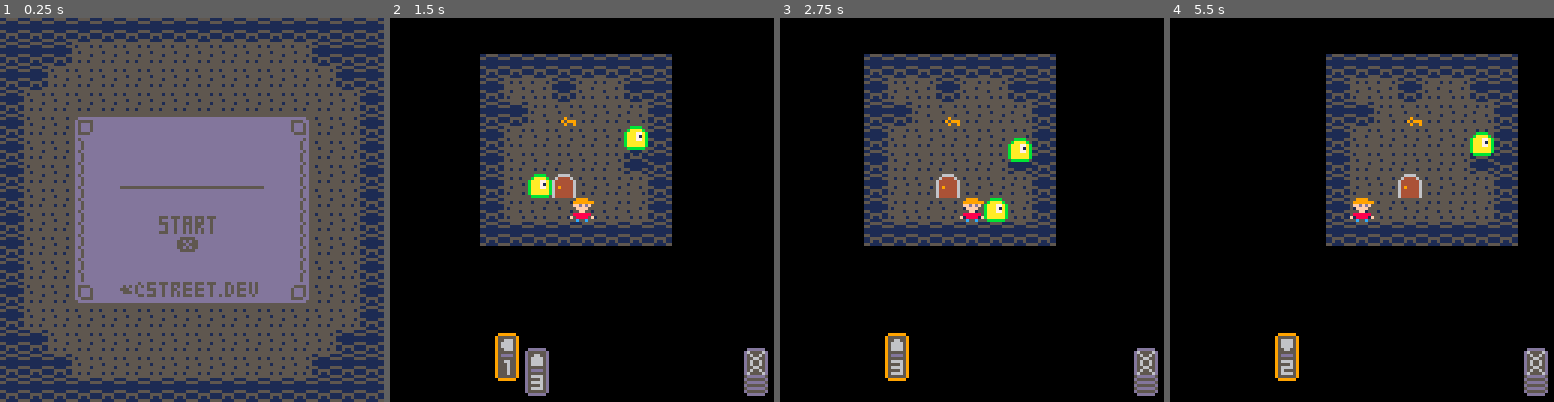
Above: before the commit, frames 1-4 (left to right).
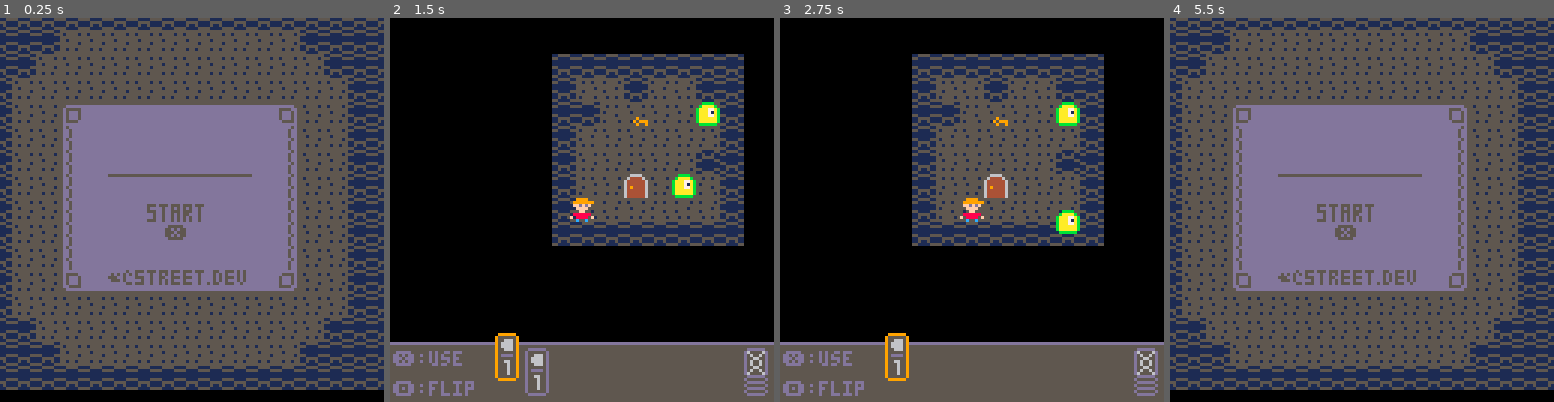
Above: after the commit, the same moments.

Repository: adam-street/mini_jam_39
Game: PICO-8 cartridge mini_jam.p8
Two runs of this game, one before a commit and one after it. Both use one fixed random seed, a clock stepped at 60 frames per second and the inputs below.
Inputs:
- Up to frame 1 (0.25 s): no input
- Up to frame 2 (1.5 s): tap O (Z key) at 0.33, 0.7, 1.43 s; tap X (X key) at 1.07 s
- Up to frame 3 (2.75 s): hold Left 1.97-2.37 s; tap X (X key) at 2.07, 2.4, 2.73 s; tap O (Z key) at 2.22 s; hold Down from 2.42 s (still down)
- Up to frame 4 (5.5 s): release Down at 2.82 s; hold Right 2.87-3.53 s; tap X (X key) every 0.33 s from 3.07 to 5.4 s; tap O (Z key) at 3.1, 3.98, 4.87 s; hold Up 3.58-4.08 s; hold Right 4.13-4.53 s; hold Down 4.58-5.08 s; hold Left from 5.13 s (still down)

The runs differ from the first frame. In frame 1, 29% of the frame differs, in the area x 0-100%, y 1-100%; in frame 2, 37%; in frame 3, 33%; in frame 4, 91%, in the area x 0-100%, y 0-99%.

Commit message:
added finishing touches

Diff:
--- a/mini_jam.p8
+++ b/mini_jam.p8
@@ -10,104 +10,161 @@
 -- globals
 input = {}
 game_state = 1
+player = {}
+player.x = 8
+player.y = 8
+
+t = 0
+state_change = 0
+
+cam_x = 0
+cam_y = 0
+
+function _init()
+    sfx(3)
+end
 
 function _update()
+    t = time()
     input = get_input()
+
+    debug1 = state_change
+    debug2 = t
 
     -- menu
     if (game_state == 1) then
         if (input.b1 or input.b2) then
+            sfx(1)
             game_state = 2
             reset_game()
             create_level()
+            state_change = t
         end
     end
 
     -- playing game
     if (game_state == 2) then
-        -- player turn
-        if (player_turn) then
-
-            if (player.action != nil) then
-                take_action(player)
-                if (player.action != nil and player.action.finished == true) then
-                    end_turn()
-                    player.action = nil
-                end
-            else
-                if (input.x != 0) then
-                    selected_card_index += input.x
-                    if (selected_card_index < 1) selected_card_index = #cards
-                    if (selected_card_index > #cards) selected_card_index = 1
-
-                    for i=1,#cards do
-                        cards[i].selected = false
-                        if (i == selected_card_index) cards[i].selected = true
+        if (t > state_change + 0.5) then
+            -- player turn
+            if (player_turn) then
+
+                if (player.action != nil) then
+                    take_action(player)
+                    if (player.action != nil and player.action.finished == true) then
+                        end_turn()
+                        player.action = nil
+                    end
+                else
+                    if (input.x != 0) then
+                        sfx(0)
+                        selected_card_index += input.x
+                        if (selected_card_index < 1) selected_card_index = #cards
+                        if (selected_card_index > #cards) selected_card_index = 1
+
+                        for i=1,#cards do
+                            cards[i].selected = false
+                            if (i == selected_card_index) cards[i].selected = true
+                        end
+                    end
+
+                    if (input.b1) then
+                        sfx(1)
+                        if (cards[selected_card_index].action == -1) then
+                            draw_hand()
+                            end_turn()
+                        else
+                            player.action = cards[selected_card_index].action
+                            player.target_x = player.x + player.action.dx
+                            player.target_y = player.y + player.action.dy
+                            del(cards, cards[selected_card_index])
+                            cards_used += 1
+
+                            if (#cards == 1) then
+                                draw_hand()
+                            end
+
+                            selected_card_index = 1
+                            cards[selected_card_index].selected = true
+                        end
+                    end
+
+                    if (input.b2) then
+                         sfx(1)
+                        if (cards[selected_card_index].action != -1) then
+                            flip_card(cards[selected_card_index])
+                        else
+                            draw_hand()
+                        end
                     end
                 end
 
-                if (input.b1) then
-                    if (cards[selected_card_index].action == -1) then
-                        draw_hand()
-                        end_turn()
-                    else
-                        player.action = cards[selected_card_index].action
-                        player.target_x = player.x + player.action.dx
-                        player.target_y = player.y + player.action.dy
-                        del(cards, cards[selected_card_index])
-
-                        if (#cards == 1) then
-                            draw_hand()
-                        end
-
-                        selected_card_index = 1
-                        cards[selected_card_index].selected = true
+            -- monster turn
+            else
+
+                -- move all non player actors and check if they are finished
+                local f = true
+                for i=1, #actors do
+                    local a = actors[i]
+                    if (a != null and a.is_player == false) then
+                        take_action(a)
+                        if (a.action.finished == false) f = false
                     end
                 end
 
-                if (input.b2) then
-                    if (cards[selected_card_index].action != -1) then
-                        flip_card(cards[selected_card_index])
-                    else
-                        draw_hand()
-                    end
+                -- end monster's turn
+                if (f) then
+                    end_turn()
                 end
             end
-
-        -- monster turn
-        else
-
-            -- move all non player actors and check if they are finished
-            local f = true
-            for i=1, #actors do
-                local a = actors[i]
-                if (a != null and a.is_player == false) then
-                    take_action(a)
-                    if (a.action.finished == false) f = false
-                end
-            end
-
-            -- end monster's turn
-            if (f) then
-                end_turn()
-            end
-        end
-
-        move_camera()
+        end
     end
 
     -- level complete screen
     if (game_state == 3) then
-        -- game_state = 1
-
-        create_level()
-        game_state = 2
+
+        player.x = 8
+        player.y = 8
+
+        if (input.b1) then
+            sfx(1)
+
+            if (red_pot_effect == 'hand_size') then
+                player_handsize += 1
+            else
+                player_max_distance += 1
+            end
+
+            create_level()
+            game_state = 2
+        end
+
+        if (input.b2) then
+            sfx(1)
+
+            if (blue_pot_effect == 'hand_size') then
+                player_handsize += 1
+            else
+                player_max_distance += 1
+            end
+
+            create_level()
+            game_state = 2
+        end
     end
 
     -- level complete screen
     if (game_state == 4) then
-        game_state = 1
-    end
+        player.x = 8
+        player.y = 8
+
+        if (input.b1 or input.b2) then
+            sfx(1)
+            game_state = 1
+        end
+    end
+
+
+    move_camera()
 end
 
 function _draw()
@@ -128,11 +186,18 @@
     end
 
     if (game_state == 4) then
+
+        map(32, 0)
+
+        print(levels_complete, 65, 42, 5)
+        print(monsters_killed, 65, 50)
+        print(cards_used, 65, 66, 2)
+        print(((monsters_killed * 25) + (levels_complete * 100)) - (cards_used * 5), 65, 82, 5)
     end
 
     -- debug
-    -- print(debug1)
-    -- print(debug2)
+    -- print(debug1, 60, 60)
+    -- print(debug2, 60, 70)
     -- print(debug3)
     -- print(debug4)
     -- print(debug5)
@@ -155,7 +220,7 @@
     g_map = {}
 
     -- monster settings
-    monster_count = 0
+    monster_count = -2
     monster_attact_distance = 4
     monster_max_move_distance = 3
 
@@ -165,17 +230,38 @@
     player_max_distance = 3
     player_shuffles = 10
     player_flips = 3
-    player_handsize = 4
+    player_handsize = 3
+
+    -- stat tracking
+    levels_complete = 0
+    monsters_killed = 0
+    cards_used = 0
 
     -- camera settings
     cam_x = 0
     cam_y = 0
+
+    red_pot_effect = {}
+    blue_pot_effect = {}
+
+    if (rnd(2) + 1 > 1) then
+        blue_pot_effect = 'hand_size'
+        red_pot_effect = 'move_mod'
+    else
+        red_pot_effect = 'hand_size'
+        blue_pot_effect = 'move_mod'
+    end
 end
 
 function create_level()
+
+    levels_complete += 1
+
     g_h += 4
     g_w += 4
-    monster_count += 2
+    monster_count += 4
+
+    if(levels_complete % 2 == 0) monster_max_move_distance += 1
 
     player_turn = true
     g_map = {}
@@ -439,10 +525,12 @@
             -- enter door if player and has key
             if (ct.object.t == 'door' and a.is_player and a.holding != nil and a.holding.t == 'key') then
                 game_state = 3
+                sfx(4)
             end
 
             -- pickup item
             if (ct.object.pickable == true and a.holding == nil) then
+                sfx(6)
                 a.holding = ct.object
                 ct.object = nil
             end
@@ -451,13 +539,12 @@
         -- check if over wall cell
         if (ct.type == 'wall') then
             if (ct.breakable == true and a.is_player) then
-                a.target_x = cx
-                a.target_y = cy
                 g_map[cx][cy] = create_floor_tile()
-            else
-                a.target_x = a.pxc
-                a.target_y = a.pyc
-            end
+                sfx(5)
+            end
+
+            a.target_x = a.pxc
+            a.target_y = a.pyc
         end
 
         -- clear old tile
@@ -467,6 +554,7 @@
         -- check if actor is over another
         if (ct.current_actor != nil) then
             if (ct.current_actor.is_player) then
+                sfx(2)
                 game_state = 4
             else
                 if (ct.current_actor.holding != nil) then
@@ -474,6 +562,10 @@
                 end
 
                 del(actors, ct.current_actor)
+                if (a == player) then
+                    monsters_killed += 1
+                    sfx(7)
+                end
             end
         else
             ct.current_actor = a
@@ -618,6 +710,14 @@
     x = (cam_x * 8) - 25
     y = 50 + (cam_y * 8)
 
+    -- draw table
+    rectfill(0 + (x - 60), 0 + (y - 2), 128 + x, 128 + y, 5)
+    rect(0 + (x - 60), 0 + (y - 2), 128 + x, 128 + y, 13)
+
+    -- draw directions
+    print('❎:use', x - 34, y + 1)
+    print('🅾️:flip', x - 34, y + 11)
+
     for i=1, #cards do
 
         local card_selected = cards[i].selected
@@ -627,6 +727,7 @@
 
             if (card_selected) then
                 spr(23, 58 + (cam_x * 8), 50 + (cam_y * 8), 1, 2)
+                spr(52, 58 + (cam_x * 8), 40 + (cam_y * 8))
             else
                 spr(22, 58 + (cam_x * 8), 50 + (cam_y * 8), 1, 2)
             end
@@ -945,23 +1046,37 @@
 
 
 
+…(8 lines of a section not shown)…
 __map__
-0101010101010101010101010101010101010101010101010101010101010101000000000000000000000000000000000000000000000000000000000000000000000000000000000000000000000000000000000000000000000000000000000000000000000000000000000000000000000000000000000000000000000000
-0101010202020202020202020201010101010102020202020202020202010101000000000000000000000000000000000000000000000000000000000000000000000000000000000000000000000000000000000000000000000000000000000000000000000000000000000000000000000000000000000000000000000000
-0101020202020202020202020202010101010202020202020202020202020101000000000000000000000000000000000000000000000000000000000000000000000000000000000000000000000000000000000000000000000000000000000000000000000000000000000000000000000000000000000000000000000000
-0102020202020202020202020202020101020202020202020202020202020201000000000000000000000000000000000000000000000000000000000000000000000000000000000000000000000000000000000000000000000000000000000000000000000000000000000000000000000000000000000000000000000000
-0102020809090909090909090a0202010102020809090909090909090a020201000000000000000000000000000000000000000000000000000000000000000000000000000000000000000000000000000000000000000000000000000000000000000000000000000000000000000000000000000000000000000000000000
-010202181919190c0d1919191a0202010102021819191919191919191a020201000000000000000000000000000000000000000000000000000000000000000000000000000000000000000000000000000000000000000000000000000000000000000000000000000000000000000000000000000000000000000000000000
-0102021819191b1c1d1e19191a0202010102021819191919191919191a020201000000000000000000000000000000000000000000000000000000000000000000000000000000000000000000000000000000000000000000000000000000000000000000000000000000000000000000000000000000000000000000000000
-0102021819190909090919191a0202010102021819090909090909191a020201000000000000000000000000000000000000000000000000000000000000000000000000000000000000000000000000000000000000000000000000000000000000000000000000000000000000000000000000000000000000000000000000
-01020218192b2c19192d2e191a0202010102021819194344451919191a020201000000000000000000000000000000000000000000000000000000000000000000000000000000000000000000000000000000000000000000000000000000000000000000000000000000000000000000000000000000000000000000000000
-01020218193b3c19193d3e191a0202010102021819191960611919191a020201000000000000000000000000000000000000000000000000000000000000000000000000000000000000000000000000000000000000000000000000000000000000000000000000000000000000000000000000000000000000000000000000
-0102021819505119194041191a0202010102021819191919191919191a020201000000000000000000000000000000000000000000000000000000000000000000000000000000000000000000000000000000000000000000000000000000000000000000000000000000000000000000000000000000000000000000000000
-0102022829292929292929292a0202010102022829525354555657292a020201000000000000000000000000000000000000000000000000000000000000000000000000000000000000000000000000000000000000000000000000000000000000000000000000000000000000000000000000000000000000000000000000
-0102020202020202020202020202020101020202020202020202020202020201000000000000000000000000000000000000000000000000000000000000000000000000000000000000000000000000000000000000000000000000000000000000000000000000000000000000000000000000000000000000000000000000
-0101020202020202020202020202010101010202020202020202020202020101000000000000000000000000000000000000000000000000000000000000000000000000000000000000000000000000000000000000000000000000000000000000000000000000000000000000000000000000000000000000000000000000
-0101010202020202020202020201010101010102020202020202020202010101000000000000000000000000000000000000000000000000000000000000000000000000000000000000000000000000000000000000000000000000000000000000000000000000000000000000000000000000000000000000000000000000
-0101010101010101010101010101010101010101010101010101010101010101000000000000000000000000000000000000000000000000000000000000000000000000000000000000000000000000000000000000000000000000000000000000000000000000000000000000000000000000000000000000000000000000
-
-
-
+0101010101010101010101010101010101010101010101010101010101010101010101010101010101010101010101010000000000000000000000000000000000000000000000000000000000000000000000000000000000000000000000000000000000000000000000000000000000000000000000000000000000000000
+0101010202020202020202020201010101010102020202020202020202010101010101020202020202020202020101010000000000000000000000000000000000000000000000000000000000000000000000000000000000000000000000000000000000000000000000000000000000000000000000000000000000000000
+0101020202020202020202020202010101010202020202020202020202020101010102020202020202020202020201010000000000000000000000000000000000000000000000000000000000000000000000000000000000000000000000000000000000000000000000000000000000000000000000000000000000000000
+0102020202020202020202020202020101020202020202020202020202020201010202020202020202020202020202010000000000000000000000000000000000000000000000000000000000000000000000000000000000000000000000000000000000000000000000000000000000000000000000000000000000000000
+0102020809090909090909090a0202010102020809090909090909090a0202010102020809090909090909090a0202010000000000000000000000000000000000000000000000000000000000000000000000000000000000000000000000000000000000000000000000000000000000000000000000000000000000000000
+010202181919190c0d1919191a0202010102021819191919191919191a0202010102021862636449191919191a0202010000000000000000000000000000000000000000000000000000000000000000000000000000000000000000000000000000000000000000000000000000000000000000000000000000000000000000
+0102021819191b1c1d1e19191a0202010102021819191919191919191a0202010102021872737449191919191a0202010000000000000000000000000000000000000000000000000000000000000000000000000000000000000000000000000000000000000000000000000000000000000000000000000000000000000000
+0102021819190909090919191a0202010102021819090909090909191a0202010102021869696969696969691a0202010000000000000000000000000000000000000000000000000000000000000000000000000000000000000000000000000000000000000000000000000000000000000000000000000000000000000000
+01020218192b2c19192d2e191a0202010102021819194344451919191a0202010102021865666768191919191a0202010000000000000000000000000000000000000000000000000000000000000000000000000000000000000000000000000000000000000000000000000000000000000000000000000000000000000000
+01020218193b3c19193d3e191a0202010102021819191960611919191a0202010102021869696969696969691a0202010000000000000000000000000000000000000000000000000000000000000000000000000000000000000000000000000000000000000000000000000000000000000000000000000000000000000000
+0102021819505119194041191a0202010102021819191919191919191a0202010102021846474849191919191a0202010000000000000000000000000000000000000000000000000000000000000000000000000000000000000000000000000000000000000000000000000000000000000000000000000000000000000000
+0102022829292929292929292a0202010102022829525354555657292a0202010102022829292919192929292a0202010000000000000000000000000000000000000000000000000000000000000000000000000000000000000000000000000000000000000000000000000000000000000000000000000000000000000000
+0102020202020202020202020202020101020202020202020202020202020201010202020202027071020202020202010000000000000000000000000000000000000000000000000000000000000000000000000000000000000000000000000000000000000000000000000000000000000000000000000000000000000000
+0101020202020202020202020202010101010202020202020202020202020101010102020202020202020202020201010000000000000000000000000000000000000000000000000000000000000000000000000000000000000000000000000000000000000000000000000000000000000000000000000000000000000000
+0101010202020202020202020201010101010102020202020202020202010101010101020202020202020202020101010000000000000000000000000000000000000000000000000000000000000000000000000000000000000000000000000000000000000000000000000000000000000000000000000000000000000000
+0101010101010101010101010101010101010101010101010101010101010101010101010101010101010101010101010000000000000000000000000000000000000000000000000000000000000000000000000000000000000000000000000000000000000000000000000000000000000000000000000000000000000000
+…(9 lines of a section not shown)…
Not shown, changed: 38 lines of the sprite sheet (__gfx__) section of mini_jam.p8
Not shown, changed: the sound effects (__sfx__) section of mini_jam.p8
